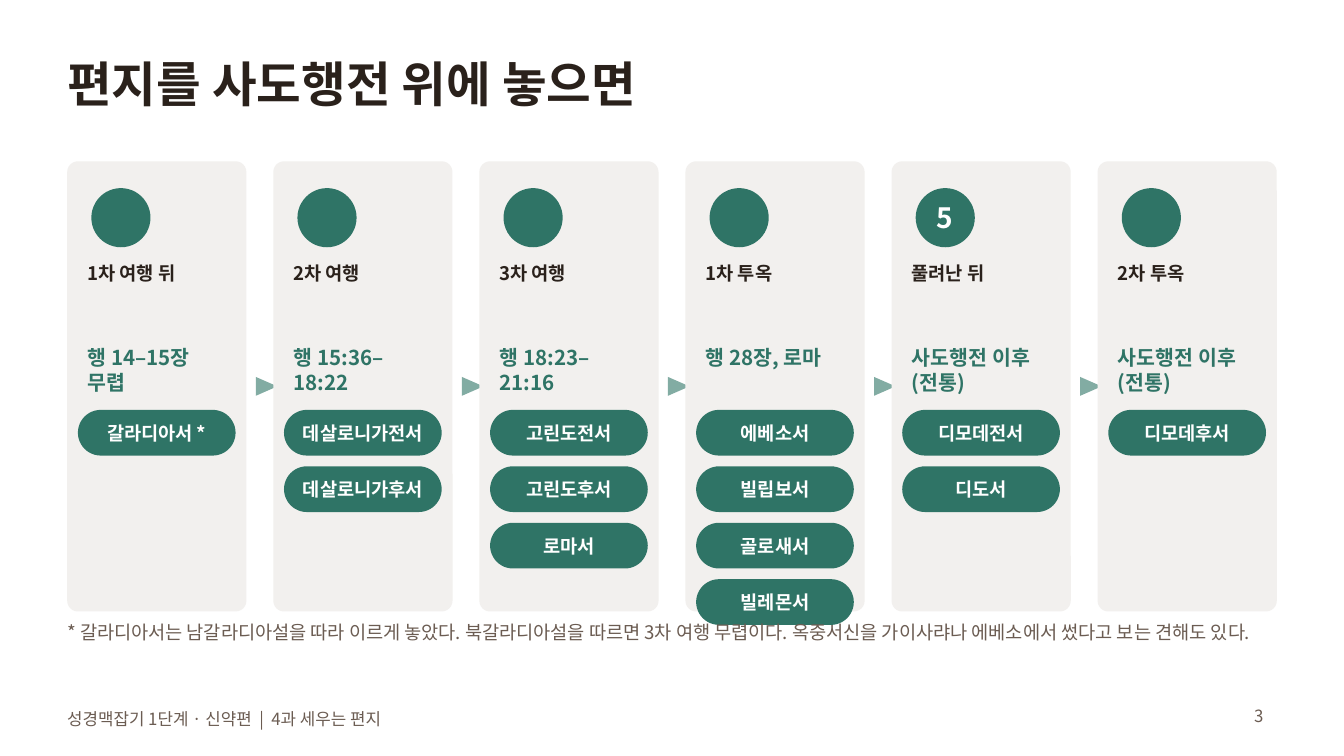
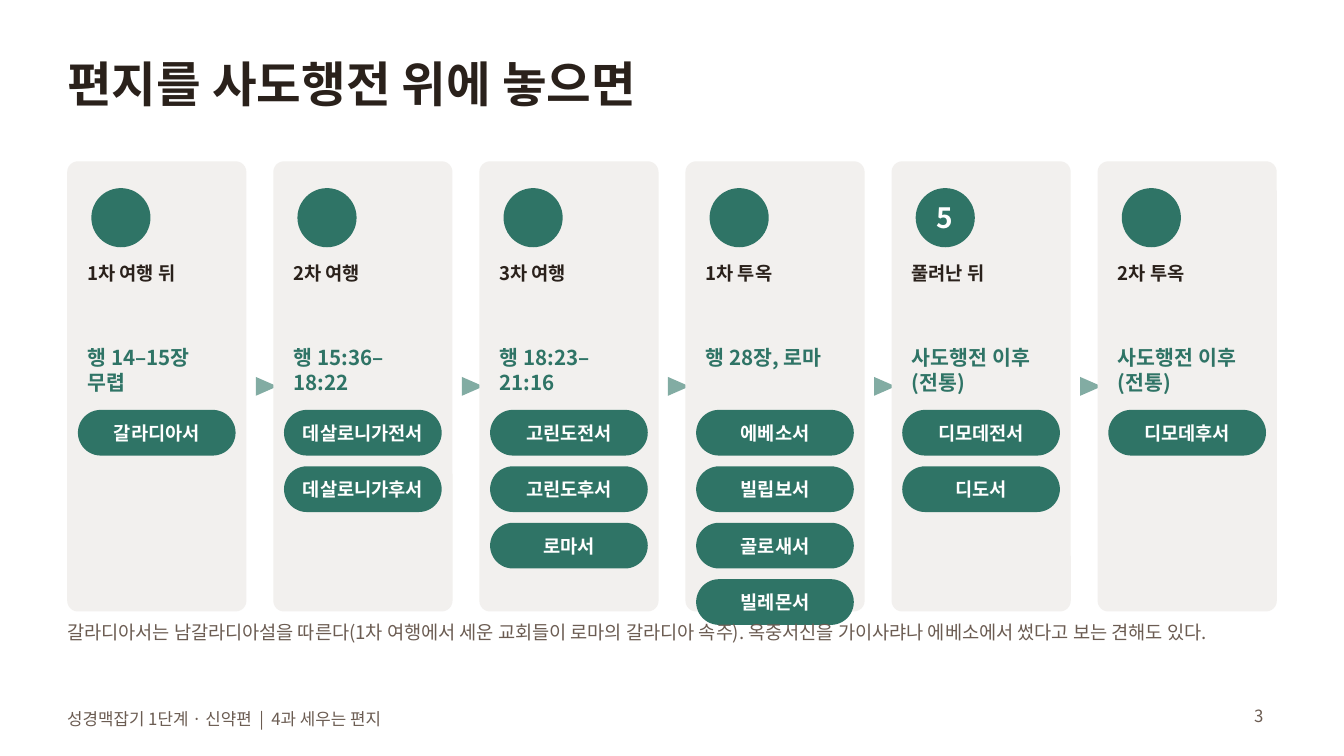
Before and after one commit to dicipleofjx2-dot/bible-app, a slide deck: slide 3 of content/bible-flow/out/성경맥잡기1-신약-4과-세우는편지.pptx. Drawn at 1344x756 pixels with LibreOffice and Linux fonts; fonts in the diff are those of the drawing. Boxes give left, top, right and bottom in pixels: in the first picture for what was removed or moved away, otherwise in the second. Text is boxed around its words. In the diff, an @@ line names an element or a change of style, - is before the commit and + after.

```diff
--- a/content/bible-flow/out/성경맥잡기1-신약-4과-세우는편지.pptx
+++ b/content/bible-flow/out/성경맥잡기1-신약-4과-세우는편지.pptx
@@ text at bbox=[114, 424, 200, 442]: text changed @@
-갈라디아서 *
+갈라디아서
@@ text at bbox=[67, 620, 1206, 643]: text changed @@
-* 갈라디아서는 남갈라디아설을 따라 이르게 놓았다. 북갈라디아설을 따르면 3차 여행 무렵이다. 옥중서신을 가이사랴나 에베소에서 썼다고 보는 견해도 있다.
+갈라디아서는 남갈라디아설을 따른다(1차 여행에서 세운 교회들이 로마의 갈라디아 속주). 옥중서신을 가이사랴나 에베소에서 썼다고 보는 견해도 있다.
```
Also in this commit, not shown: 1 other slide changed, 16 other files.
